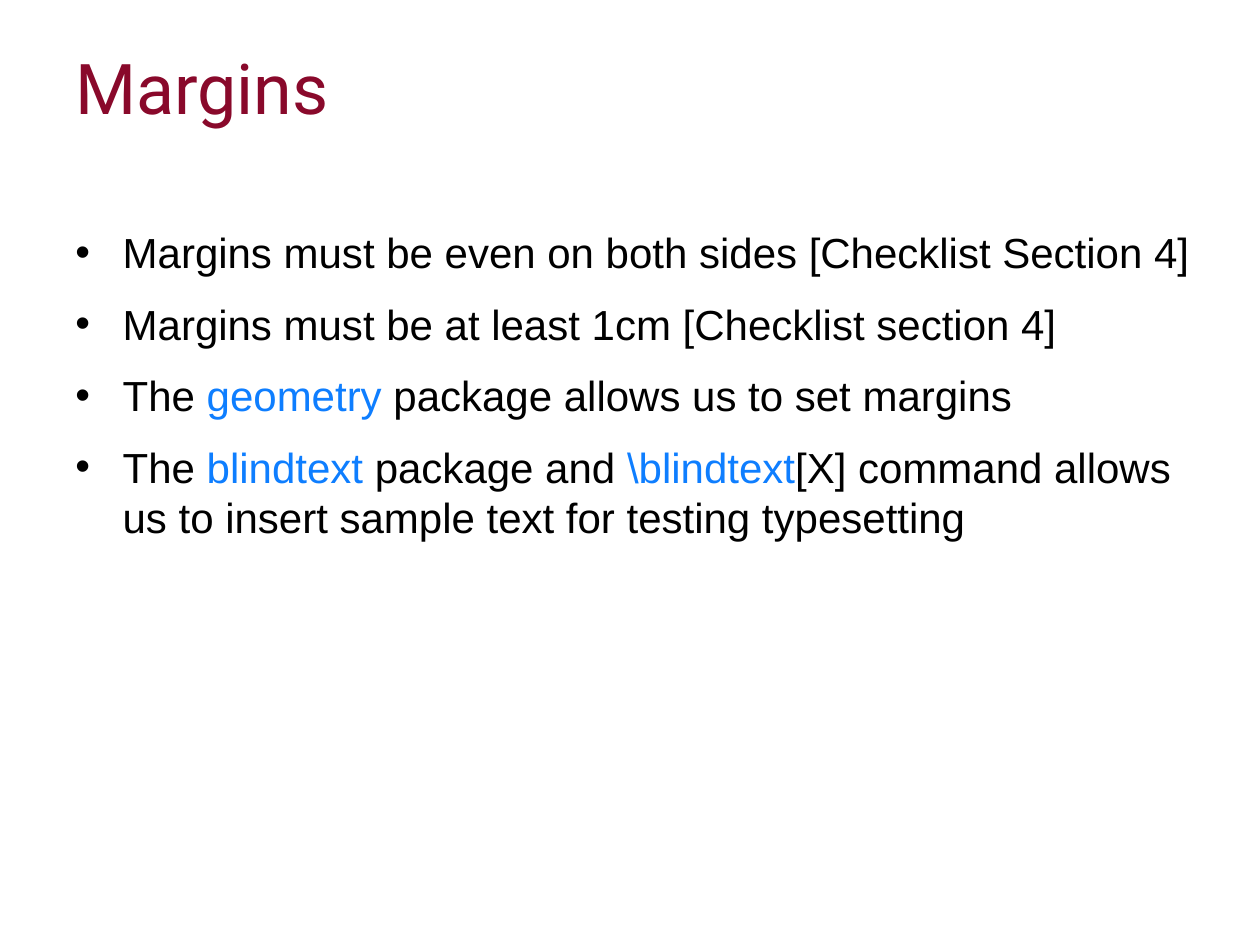
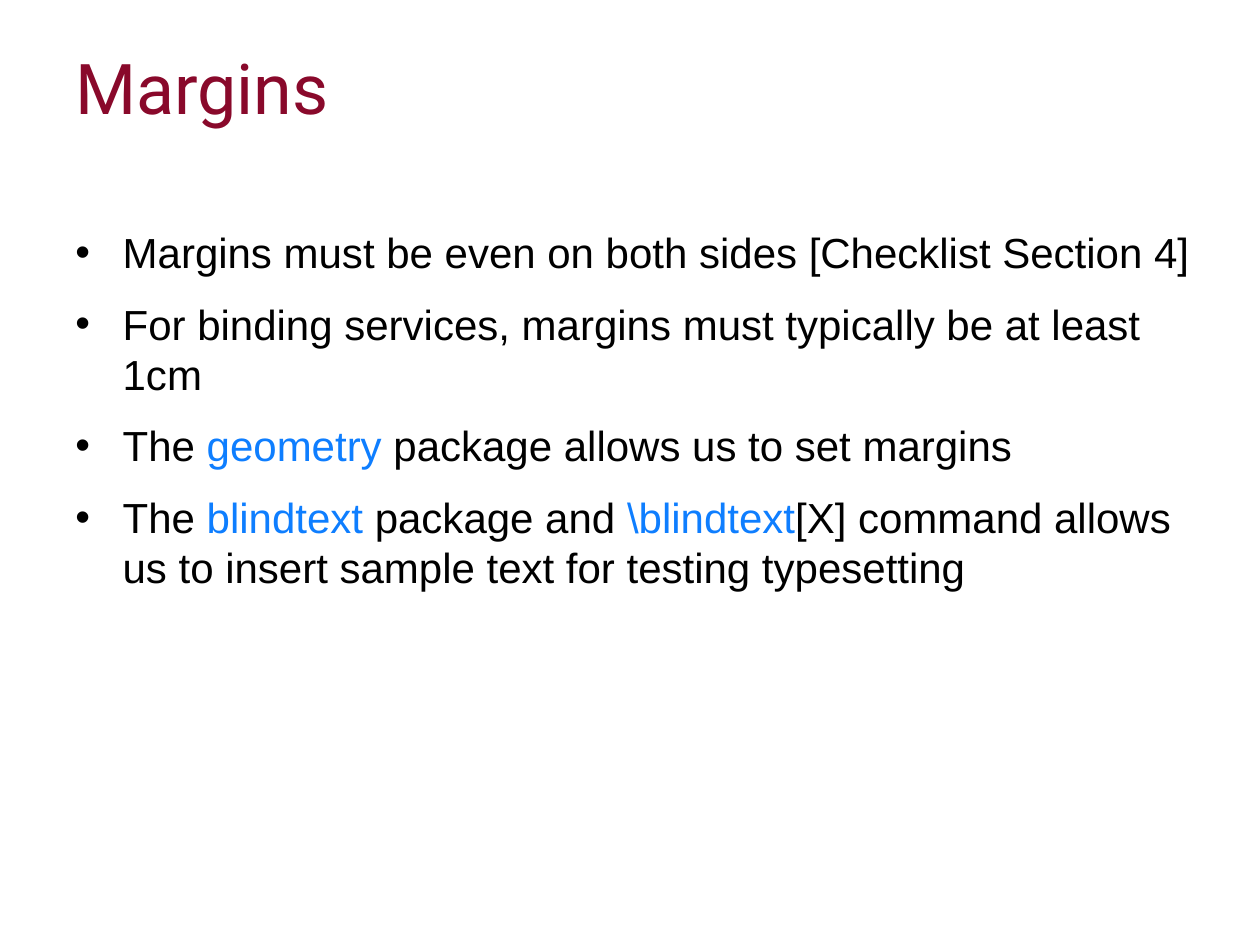
Before and after one commit to ImperialCollegeLondon/RCDS-writing-theses-in-latex, a slide deck: slide 7 of Writing Theses in Latex Slides.pptx. Drawn at 1260x945 pixels with LibreOffice and Linux fonts; fonts in the diff are those of the drawing; background and template pictures are left out. Boxes give left, top, right and bottom in pixels: in the first picture for what was removed or moved away, otherwise in the second. Text is boxed around its words. In the diff, an @@ line names an element or a change of style, - is before the commit and + after.

```diff
--- a/Writing Theses in Latex Slides.pptx
+++ b/Writing Theses in Latex Slides.pptx
@@ text at [123, 309, 1140, 391]: text changed @@
-• Margins must be at least 1cm [Checklist section 4]
+• For binding services, margins must typically be at least 1cm
```
Also in this commit, not shown: 13 other slides changed.
